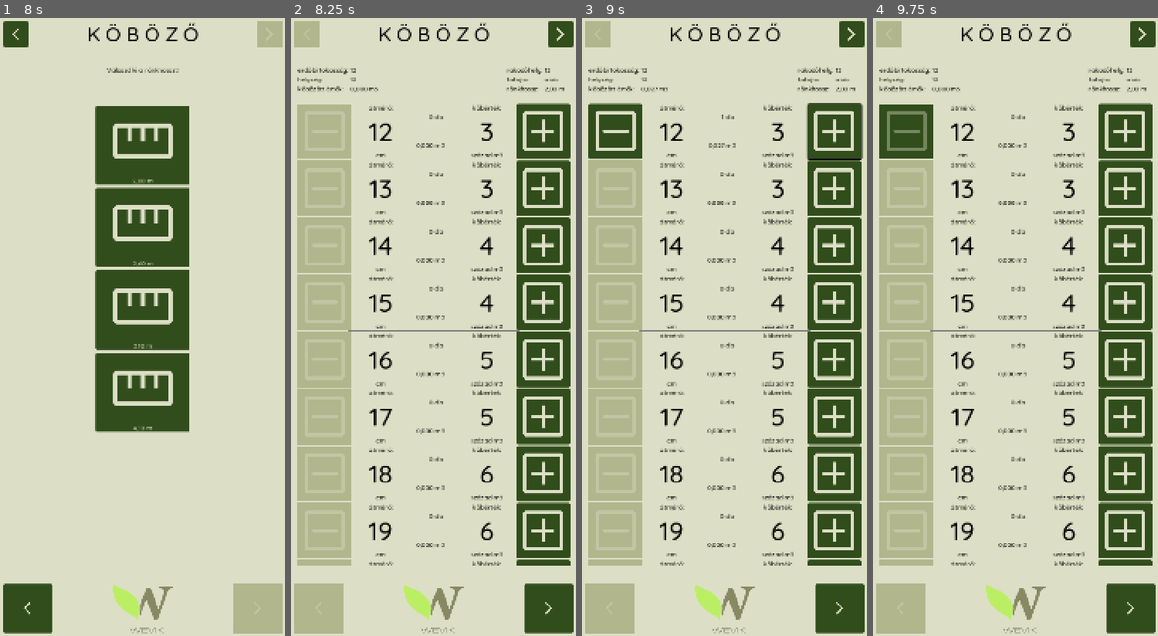
Above: before the commit, frames 1-4 (left to right).
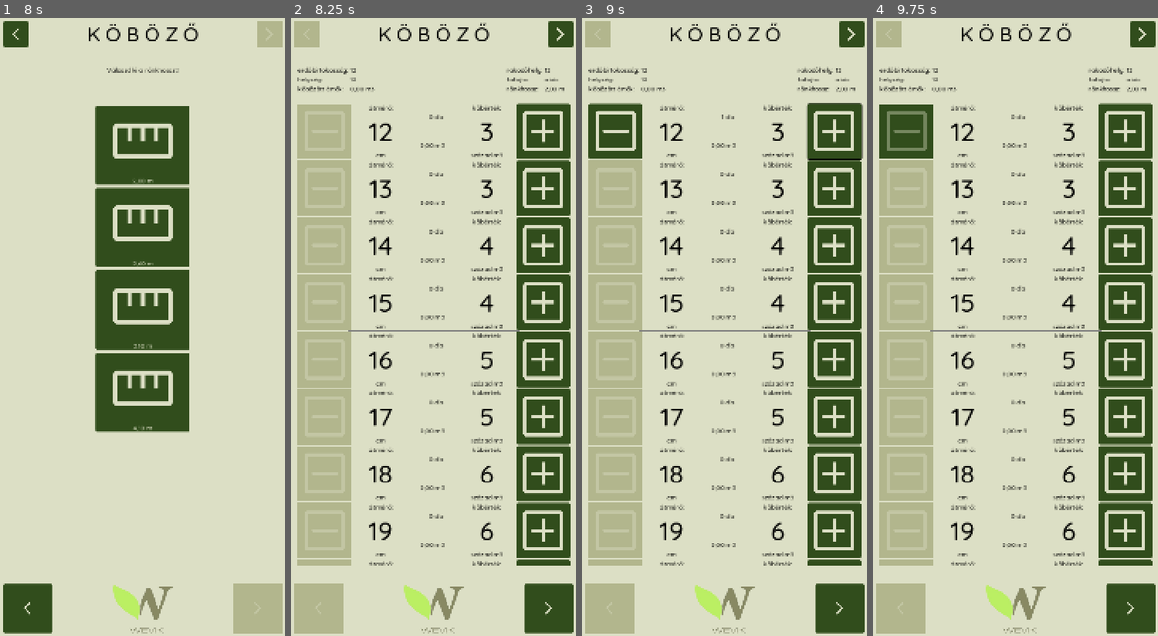
Above: after the commit, the same moments.

Repository: rolika/kob_g
Game: Godot game, scene res://main.tscn
Same seed, same stepped clock (60 frames per second), same inputs: the game is played once before the commit and once after it.
Inputs (mouse positions are in pixels of both pictures, inside the frame that each line leads up to):
- Up to frame 1 (8 s): click (267, 36) at 0.52 s; click (159, 160) at 1.27 s; type "12" at 1.35 s; click (159, 215) at 1.5 s; type "12" at 1.58 s; click (159, 271) at 1.73 s; type "12" at 1.82 s; click (159, 327) at 2.02 s; type "12" at 2.1 s; click "század" at 2.75 s; click "ezred" at 3.5 s; click "század" at 4.25 s; click "ezred" at 5 s; click (142, 605) at 5.75 s; click (267, 36) at 6.52 s; click "akác" at 7.25 s
- Up to frame 2 (8.25 s): click "2,00 m" at 8 s
- Up to frame 3 (9 s): click (832, 129) at 8.77 s
- Up to frame 4 (9.75 s): click (907, 129) at 9.5 s

Frame 1 is identical in both runs. In frame 2, 0.2% of the frame differs, in the area x 25-51%, y 11-86%; in frame 3, 0.2%, in the area x 24-51%, y 11-86%; in frame 4, 0.2%.

Commit message:
calculate with given precision

Diff:
--- a/scripts/pile.gd
+++ b/scripts/pile.gd
@@ -17,7 +17,7 @@
 var index: int = 0
 var timestamp: int = int(Time.get_unix_time_from_system())
 var labeling_precision: int = Precision.TWO_DIGITS
-var calculation_precision: int = Precision.THREE_DIGITS
+var calculation_precision: int = Precision.TWO_DIGITS
 var volume_format: String = TWO_DIGIT_FMT if calculation_precision == Precision.TWO_DIGITS else THREE_DIGIT_FMT
 var length_format: String = TWO_DIGIT_FMT
 
@@ -46,7 +46,7 @@
         counter[cube] = 0
 
 func get_volume(cube: int) -> float:
-    return cube * counter[cube] * STORED_DATA_PRECISION
+    return get_precision_cube_value(cube) * counter[cube] * STORED_DATA_PRECISION
 
 func get_total_volume() -> float:
     var total_volume = 0.0
@@ -111,13 +111,17 @@
     return translate_decimal(length_, length_format) + " m"
 
 func get_cube_label_text(cube: int) -> String:
+    return str(get_precision_cube_value(cube))
+
+func get_precision_label() -> String:
+    return "század" if labeling_precision == Precision.TWO_DIGITS else "ezred"
+
+func get_precision_cube_value(cube: int) -> int:
     # data is stored with 3 digits precision, converse only if two digits precision is set
     if labeling_precision == Precision.TWO_DIGITS:
         var integer_part: int = cube / 10
         if cube % 10 >= 5:
             integer_part += 1
-        cube = integer_part
-    return str(cube)
-
-func get_precision_label() -> String:
-    return "század" if labeling_precision == Precision.TWO_DIGITS else "ezred"
+        return integer_part
+    else:
+        return cube
